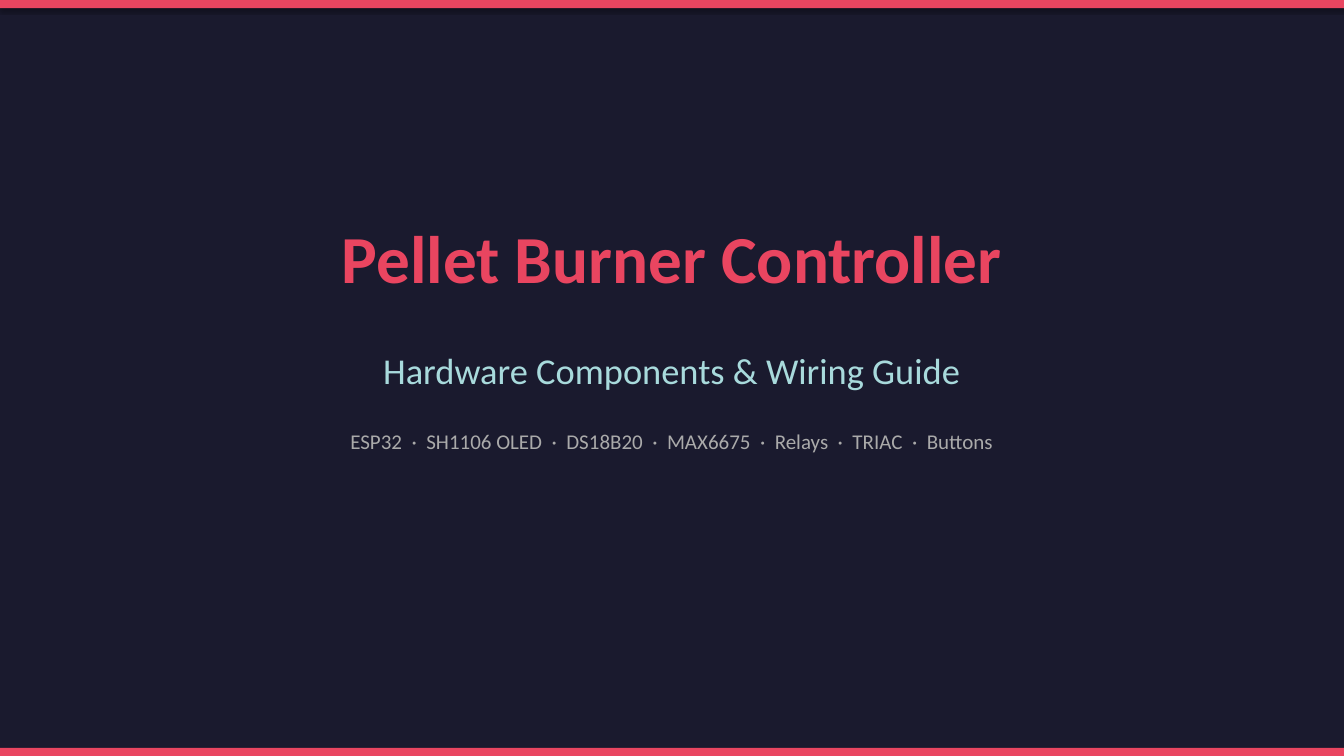
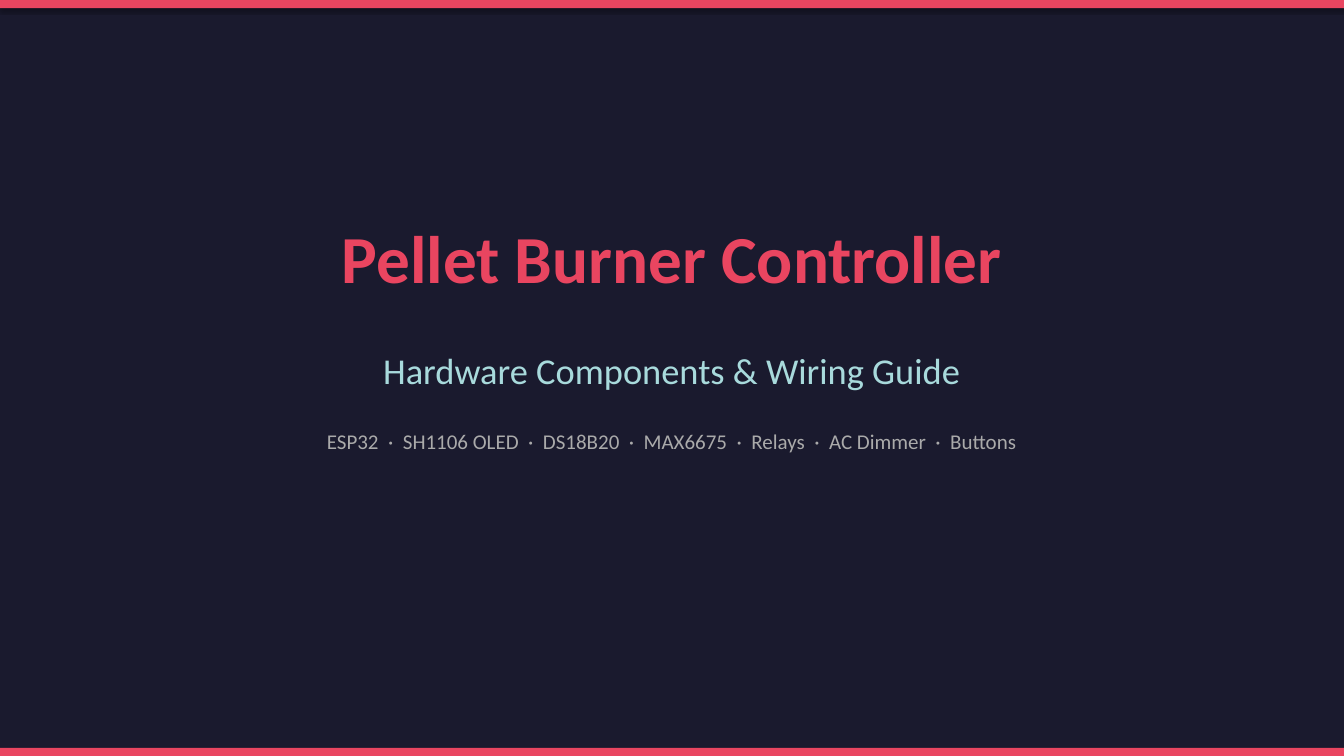
Before and after one commit to Tinklefinger/pellet-burner, a slide deck: slide 1 of docs/Pellet_Burner_Components.pptx. Drawn at 1344x756 pixels with LibreOffice and Linux fonts; fonts in the diff are those of the drawing. Boxes give left, top, right and bottom in pixels: in the first picture for what was removed or moved away, otherwise in the second. Text is boxed around its words. In the diff, an @@ line names an element or a change of style, - is before the commit and + after.

```diff
--- a/docs/Pellet_Burner_Components.pptx
+++ b/docs/Pellet_Burner_Components.pptx
@@ text at box(327, 434, 1016, 453): text changed @@
-ESP32 · SH1106 OLED · DS18B20 · MAX6675 · Relays · TRIAC · Buttons
+ESP32 · SH1106 OLED · DS18B20 · MAX6675 · Relays · AC Dimmer · Buttons
```
Also in this commit, not shown: 5 other slides changed, 4 other files.
